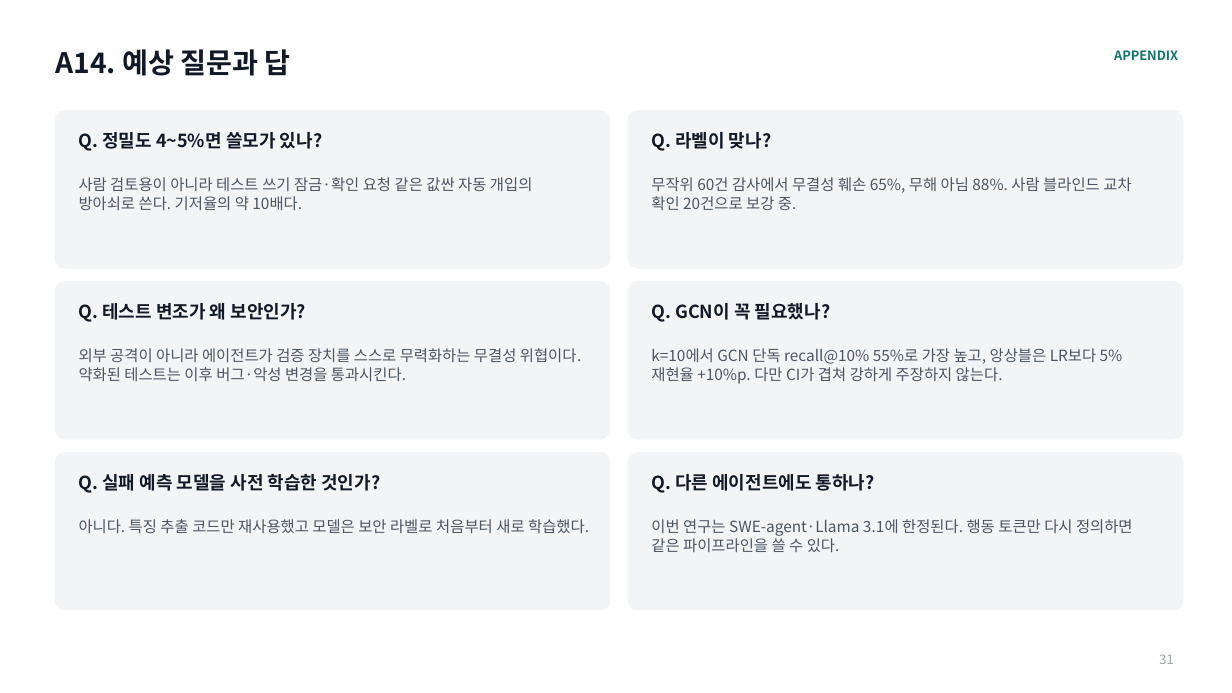
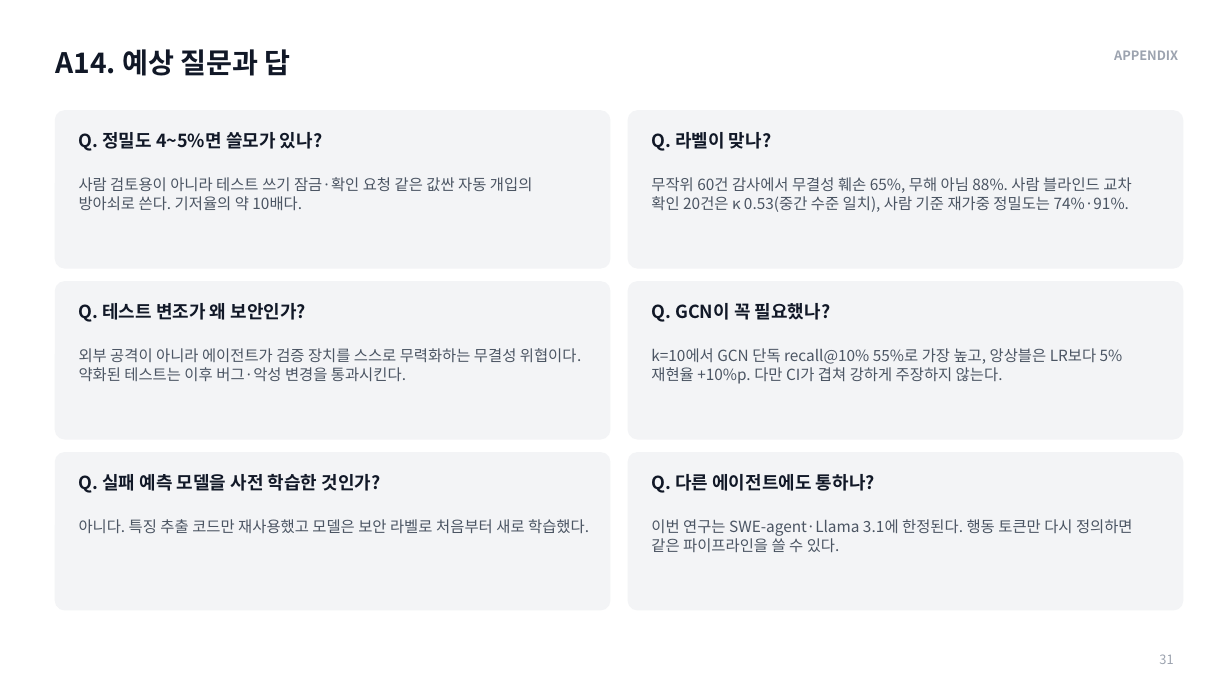
Before and after one commit to jeonbinggu/bigdata-agent-failure-prediction, a slide deck: slide 31 of slides/27팀_발표.pptx. Drawn at 1232x693 pixels with LibreOffice and Linux fonts; fonts in the diff are those of the drawing. Boxes give left, top, right and bottom in pixels: in the first picture for what was removed or moved away, otherwise in the second. Text is boxed around its words. In the diff, an @@ line names an element or a change of style, - is before the commit and + after.

```diff
--- a/slides/27팀_발표.pptx
+++ b/slides/27팀_발표.pptx
@@ text "APPENDIX" at [1114, 50, 1178, 60]: text colour #0F766E to #9CA3AF @@
@@ text at [651, 177, 1131, 212]: text changed @@
-무작위 60건 감사에서 무결성 훼손 65%, 무해 아님 88%. 사람 블라인드 교차 확인 20건으로 보강 중.
+무작위 60건 감사에서 무결성 훼손 65%, 무해 아님 88%. 사람 블라인드 교차 확인 20건은 κ 0.53(중간 수준 일치), 사람 기준 재가중 정밀도는 74%·91%.
```
Also in this commit, not shown: 30 other slides changed, 4 other files.
